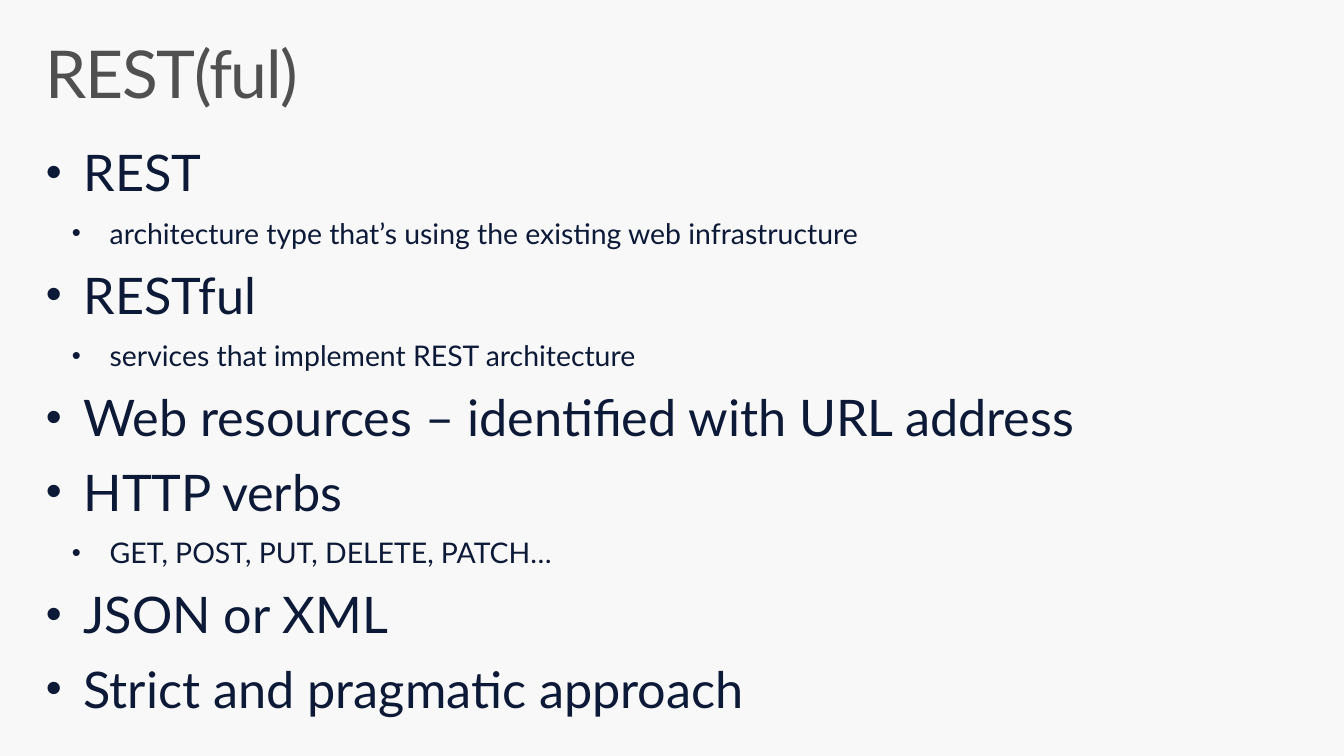
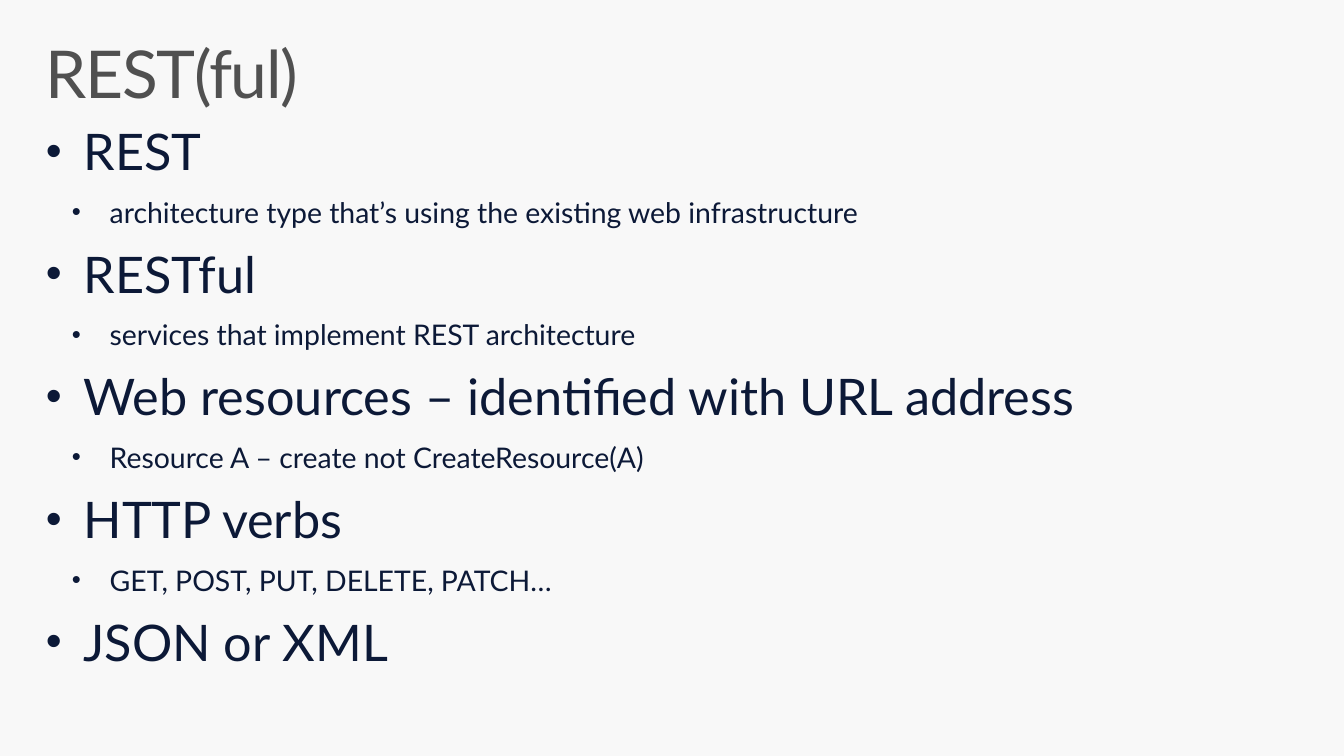
Before and after one commit to jlamch/.net-core, a slide deck: slide 4 of 2.rest-api-introduction.pptx (slide 2 before the commit). Drawn at 1344x756 pixels with LibreOffice and Linux fonts; fonts in the diff are those of the drawing. Boxes give left, top, right and bottom in pixels: in the first picture for what was removed or moved away, otherwise in the second. Text is boxed around its words. In the diff, an @@ line names an element or a change of style, - is before the commit and + after.

```diff
--- a/2.rest-api-introduction.pptx
+++ b/2.rest-api-introduction.pptx
@@ text "REST": place and size @@
-text "REST" at (84, 154, 1074, 717)
+text "REST" at (84, 133, 1074, 662)
@@ text at (110, 446, 644, 472): paragraph added @@
+  • Resource A – create not CreateResource(A)
@@ text at (84, 671, 744, 717): paragraph removed @@
-• Strict and pragmatic approach
```
Also in this commit, not shown: 5 other slides changed, 3 slides added, 1 other file.
